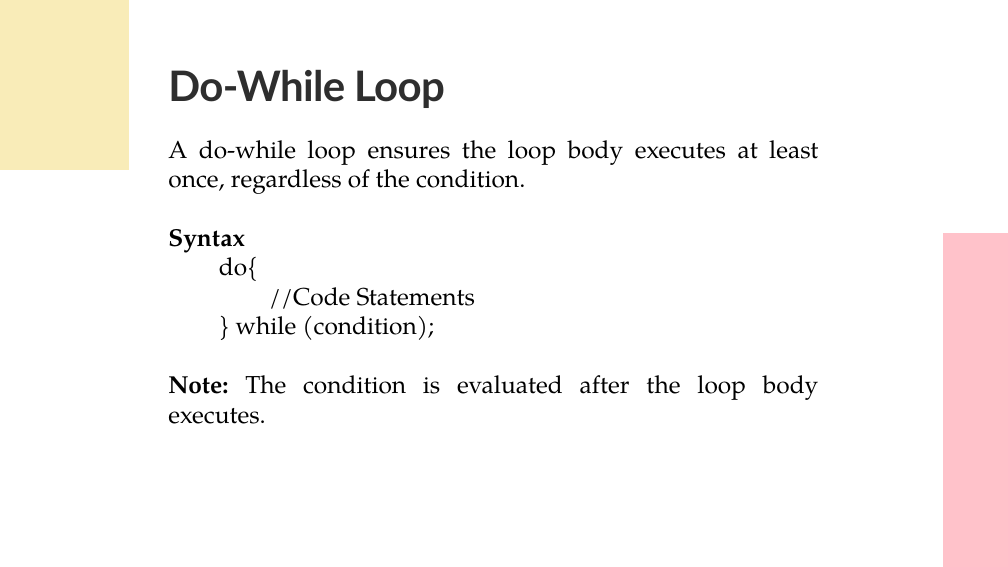
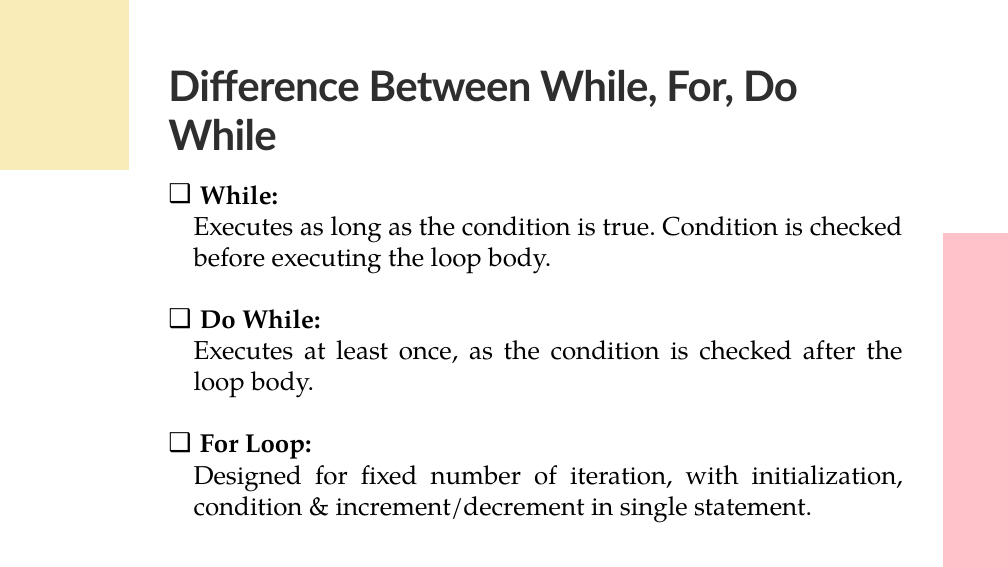
Before and after one commit to UKhayam/Programming-Fundamentals, a slide deck: slide 6 of PF-Lecture-5.pptx (slide 8 before the commit). Drawn at 1008x567 pixels with LibreOffice and Linux fonts; fonts in the diff are those of the drawing. Boxes give left, top, right and bottom in pixels: in the first picture for what was removed or moved away, otherwise in the second. Text is boxed around its words. In the diff, an @@ line names an element or a change of style, - is before the commit and + after.

Commit message:
lab 7 & lecture 6 added

```diff
--- a/PF-Lecture-5.pptx
+++ b/PF-Lecture-5.pptx
@@ text at bbox=[168, 69, 798, 151]: text changed @@
-Do-While Loop
+Difference Between While, For, Do While
@@ text at bbox=[194, 185, 903, 523]: text changed; size 35 to 37 pt @@
-A do-while loop ensures the loop body executes at least once, regardless of the condition.
-Syntax
-do{
-//Code Statements
-} while (condition);
-Note: The condition is evaluated after the loop body executes.
+❑ While:
+  Executes as long as the condition is true. Condition is checked before executing the loop body.
+❑ Do While:
+  Executes at least once, as the condition is checked after the loop body.
+❑ For Loop:
+  Designed for fixed number of iteration, with initialization, condition & increment/decrement in single statement.
```
Also in this commit, not shown: 2 other slides changed, 4 slides added, 8 slides removed, 7 other files.
